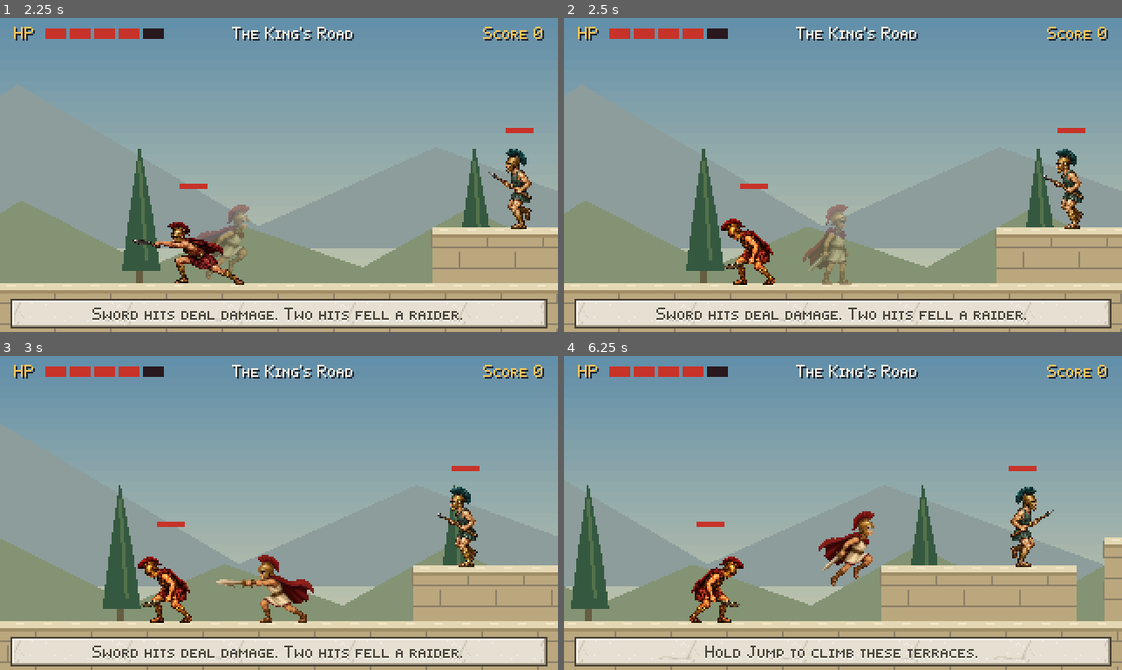
Above: before the commit, frames 1-4 (two rows, left to right).
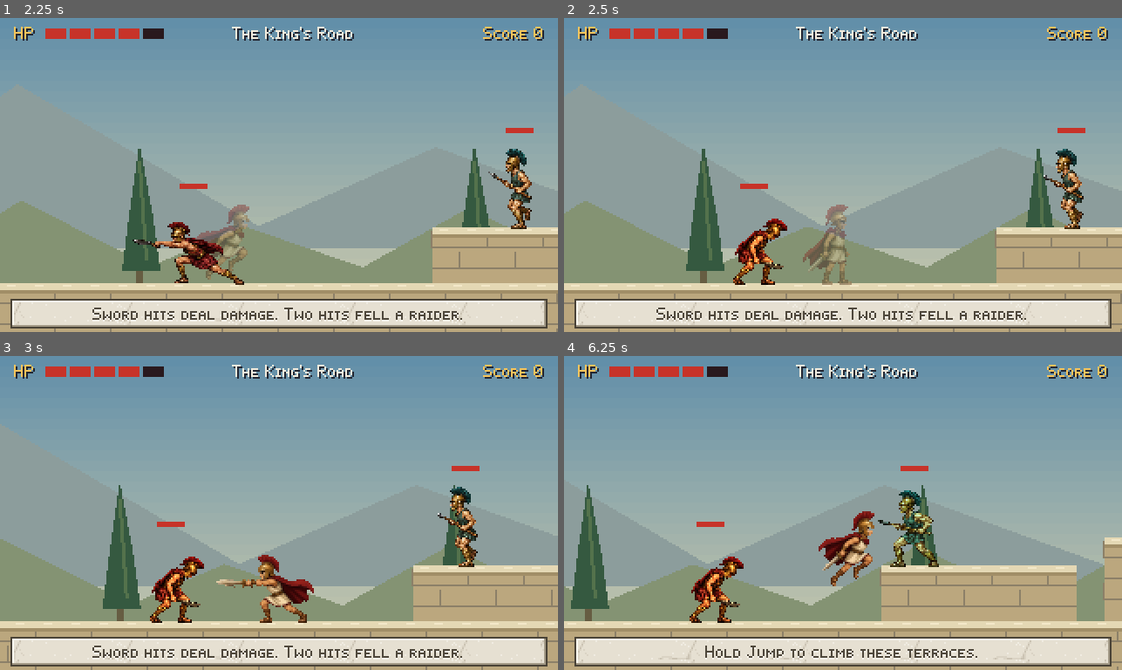
Above: after the commit, the same moments.

Repository: christsantiris/Theseus
Game: Godot game, scene res://scenes/main/main.tscn
Same seed, same stepped clock (60 frames per second), same inputs: the game is played once before the commit and once after it.
Inputs:
- Up to frame 1 (2.25 s): click "New Game" at 0.5 s; tap Enter at 1.25 s; hold D (move_right) from 1.28 s (still down); tap Space (attack) at 1.35 s; tap Up (jump) at 1.52, 1.55, 1.82, 2.1 s
- Up to frame 2 (2.5 s): keep holding D (move_right); tap Up (jump) at 2.27 s; tap Space (attack) at 2.3 s
- Up to frame 3 (3 s): tap Up (jump) at 2.57 s; release D (move_right) at 2.78 s; hold A (move_left) from 2.78 s (still down); tap Space (attack) at 2.85 s
- Up to frame 4 (6.25 s): tap Up (jump) at 3.05, 3.77, 4.07, 4.52, 4.55, 4.82, 5.1, 5.27, 5.57, 6.05 s; release A (move_left) at 3.53 s; hold D (move_right) 3.53-5.03 s; tap Down (duck) at 3.6 s; tap Space (attack) at 3.8, 4.35, 5.3, 5.85 s; tap Escape (pause) at 4.9 s; hold A (move_left) 5.03-5.78 s; hold D (move_right) from 5.78 s (still down)

Frame 1 is identical in both runs. In frame 2, 1.3% of the frame differs, in the area x 28-40%, y 63-85%; in frame 3, 1.3%; in frame 4, 1.9%, in the area x 56-88%, y 35-68%.

Commit message:
Keep soldiers focused on the player between attacks

Diff:
--- a/scenes/enemies/enemy.gd
+++ b/scenes/enemies/enemy.gd
@@ -5,6 +5,8 @@
 const FRAME_SIZE := Vector2i(72, 56)
 const FOOT_ROW := 53
 const GRAVITY := 900.0
+const FOCUS_RANGE := 224.0
+const FOCUS_HEIGHT := 96.0
 
 @export var points := 100
 @export var direction := 1
@@ -21,6 +23,7 @@
 var alive := true
 var hp := 2
 var _body_shape := RectangleShape2D.new()
+var _has_focus := false
 
 
 func _ready() -> void:
@@ -132,6 +135,57 @@
 	elif is_on_floor() and (is_on_wall() or not _floor_ahead()):
 		direction *= -1
 	velocity.x = direction * speed
+
+
+func _update_focus(notice_range: float = 96.0, notice_height: float = 48.0) -> void:
+	var player := _player()
+	if player == null or player.get("health") == 0:
+		_has_focus = false
+	elif _has_focus:
+		# A jump, recovery, or temporary obstruction must not restart a patrol.
+		_has_focus = _player_close(FOCUS_RANGE, FOCUS_HEIGHT)
+	elif _player_close(notice_range, notice_height) and _can_see_player():
+		_has_focus = true
+
+
+func _can_see_player() -> bool:
+	var player := _player()
+	if player == null:
+		return false
+	var query := PhysicsRayQueryParameters2D.create(
+		global_position + Vector2(0, -24),
+		player.global_position + Vector2(0, -24), 1
+	)
+	return get_world_2d().direct_space_state.intersect_ray(query).is_empty()
+
+
+func _move_with_focus(speed: float, stand_off: float, delta: float) -> void:
+	if not _has_focus:
+		_patrol(speed)
+		return
+	velocity.x = 0.0
+	_face_player(FOCUS_HEIGHT)
+	var player := _player()
+	if player == null or absf(player.global_position.x - global_position.x) <= stand_off:
+		return
+	# Patrol endpoints do not reverse a pursuit. Terrain still limits movement;
+	# at a wall or unsupported edge, hold position and keep facing Theseus.
+	if not _floor_ahead():
+		return
+	var query := PhysicsRayQueryParameters2D.create(
+		global_position + Vector2(0, -12),
+		global_position + Vector2(direction * (body_half_width + speed * delta + 2.0), -12), 1
+	)
+	if get_world_2d().direct_space_state.intersect_ray(query).is_empty():
+		velocity.x = direction * speed
+
+
+func _play_locomotion(animation_name: String) -> void:
+	_play(animation_name)
+	if _has_focus and is_zero_approx(velocity.x):
+		# Use a planted standing pose while waiting for the next attack.
+		sprite.pause()
+		sprite.frame = 0
 
 
 func _floor_ahead() -> bool:
--- a/scenes/enemies/hoplite.gd
+++ b/scenes/enemies/hoplite.gd
@@ -7,6 +7,7 @@
 var _stun := 0.0
 var _thrust_lock := 0.4
 var _strike: Area2D
+var _strike_hits: Dictionary = {}
 
 
 func _ready() -> void:
@@ -20,7 +21,7 @@
 	_strike.name = "Strike"
 	_strike.collision_layer = 0
 	_strike.collision_mask = 2
-	_strike.monitoring = false
+	_strike.monitoring = true
 	_strike.monitorable = false
 	var shape_node := CollisionShape2D.new()
 	var shape := RectangleShape2D.new()
@@ -49,13 +50,14 @@
 
 
 func _tick(delta: float) -> void:
+	_update_focus(80.0, 36.0)
 	_state_time += delta
 	_stun = maxf(_stun - delta, 0.0)
-	_strike.monitoring = false
 	if _state == "crouch":
 		velocity.x = 0.0
 		_show_rise(0)
-		if _player_close(80.0, 36.0):
+		if _has_focus:
+			_face_player(FOCUS_HEIGHT)
 			_enter("rise")
 	elif _state == "rise":
 		velocity.x = 0.0
@@ -76,8 +78,8 @@
 			_thrust_lock = 0.4
 			_enter("march")
 	elif _state == "march":
-		_patrol(walk_speed)
-		_play("march")
+		_move_with_focus(walk_speed, 30.0, delta)
+		_play_locomotion("march")
 		sprite.modulate = Color.WHITE
 		_thrust_lock -= delta
 		if _thrust_lock <= 0.0 and _player_in_front(42.0):
@@ -90,10 +92,13 @@
 	elif _state == "thrust":
 		velocity.x = 0.0
 		_play("thrust")
-		_strike.monitoring = true
 		_strike.position = Vector2(direction * 18.0, -24.0)
 		for body in _strike.get_overlapping_bodies():
-			if body.has_method("hurt"):
+			if not body.is_in_group("player") or not body.has_method("hurt") or not _can_see_player():
+				continue
+			var id := body.get_instance_id()
+			if not _strike_hits.has(id):
+				_strike_hits[id] = true
 				body.hurt(1)
 		if _state_time >= 0.18:
 			_thrust_lock = 1.15
@@ -122,7 +127,7 @@
 
 func _player_in_front(reach: float) -> bool:
 	var player := _player()
-	if player == null:
+	if player == null or player.get("health") == 0 or not _can_see_player():
 		return false
 	var dx := (player.global_position.x - global_position.x) * direction
 	var dy := absf(player.global_position.y - global_position.y)
@@ -132,3 +137,6 @@
 func _enter(next: String) -> void:
 	_state = next
 	_state_time = 0.0
+	_strike.position = Vector2(direction * 18.0, -24.0)
+	if next == "thrust":
+		_strike_hits.clear()
--- a/scenes/enemies/peltast.gd
+++ b/scenes/enemies/peltast.gd
@@ -37,7 +37,7 @@
 
 func _physics_process(delta: float) -> void:
 	# Distant patrols wait. A committed attack finishes even if the player retreats.
-	if alive and _state == "patrol" and not _player_close(AWARENESS_RANGE, 96.0):
+	if alive and _state == "patrol" and not _has_focus and not _player_close(AWARENESS_RANGE, 96.0):
 		velocity = Vector2.ZERO
 		return
 	super(delta)
@@ -48,6 +48,7 @@
 
 
 func _tick(delta: float) -> void:
+	_update_focus()
 	_state_time += delta
 	_flash = maxf(_flash - delta, 0.0)
 	if not is_on_floor():
@@ -57,8 +58,8 @@
 		_tint()
 		return
 	if _state == "patrol":
-		_patrol(walk_speed)
-		_play("walk")
+		_move_with_focus(walk_speed, 28.0, delta)
+		_play_locomotion("walk")
 		_cooldown = maxf(0.0, _cooldown - delta)
 		if _cooldown <= 0.0 and _can_engage():
 			_face_player(12.0)
@@ -75,6 +76,8 @@
 			_hurt_javelin_overlaps()
 	elif _state == "recover":
 		velocity.x = 0.0
+		if _has_focus:
+			_face_player(FOCUS_HEIGHT)
 		if _state_time >= RECOVERY_SECONDS:
 			_cooldown = ATTACK_COOLDOWN
 			_enter("patrol")
--- a/scenes/enemies/raider.gd
+++ b/scenes/enemies/raider.gd
@@ -41,6 +41,7 @@
 
 
 func _tick(delta: float) -> void:
+	_update_focus()
 	_state_time += delta
 	_flash = maxf(_flash - delta, 0.0)
 	if not is_on_floor():
@@ -50,8 +51,8 @@
 		_tint()
 		return
 	if _state == "patrol":
-		_patrol(walk_speed)
-		_play("walk")
+		_move_with_focus(walk_speed, 40.0, delta)
+		_play_locomotion("walk")
 		_cooldown = maxf(_cooldown - delta, 0.0)
 		if _cooldown <= 0.0 and _can_engage():
 			_face_player(24.0)
@@ -66,13 +67,15 @@
 			else:
 				_enter("recover")
 	elif _state == "lunge":
-		if _state_time >= LUNGE_SECONDS or is_on_wall() or not _inside_patrol(4.0) or not _floor_ahead():
+		if _state_time >= LUNGE_SECONDS or is_on_wall() or (not _has_focus and not _inside_patrol(4.0)) or not _floor_ahead():
 			_enter("recover")
 		else:
 			velocity.x = direction * LUNGE_SPEED
 			_hurt_sword_overlaps()
 	elif _state == "recover":
 		velocity.x = 0.0
+		if _has_focus:
+			_face_player(FOCUS_HEIGHT)
 		if _state_time >= RECOVERY_SECONDS:
 			_cooldown = ATTACK_COOLDOWN
 			_enter("patrol")
@@ -100,10 +103,11 @@
 
 
 func _can_lunge() -> bool:
-	# Patrol limits constrain the body origin; terrain probes include its leading edge.
+	# Focused pursuits can leave the patrol route; terrain probes still include
+	# the leading edge of the complete lunge.
 	var destination_x := global_position.x + direction * LUNGE_SPEED * LUNGE_SECONDS
 	var leading_x := destination_x + direction * 24.0
-	if destination_x <= patrol_left + 8.0 or destination_x >= patrol_right - 8.0:
+	if not _has_focus and (destination_x <= patrol_left + 8.0 or destination_x >= patrol_right - 8.0):
 		return false
 	var space := get_world_2d().direct_space_state
 	var wall := PhysicsRayQueryParameters2D.create(
--- /dev/null
+++ b/tests/enemy_focus.gd
@@ -0,0 +1,178 @@
+extends SceneTree
+
+# Run: godot --headless --path . --script res://tests/enemy_focus.gd --fixed-fps 60
+class Target:
+	extends CharacterBody2D
+	var health := 1000
+	var hits := 0
+
+	func hurt(amount: int) -> void:
+		health -= amount
+		hits += 1
+
+const TYPES := ["raider", "spartoi", "peltast", "telchine", "hoplite"]
+var failures: Array[String] = []
+var player: Target
+var enemy: Node
+var floor_body: StaticBody2D
+
+
+func _initialize() -> void:
+	call_deferred("_run")
+
+
+func _expect(condition: bool, message: String) -> void:
+	if not condition:
+		failures.append(message)
+		push_error(message)
+
+
+func _frames(count: int = 4) -> void:
+	for frame in count:
+		await physics_frame
+
+
+func _solid(rectangle: Rect2) -> StaticBody2D:
+	var body := StaticBody2D.new()
+	body.position = rectangle.get_center()
+	body.collision_layer = 1
+	body.collision_mask = 0
+	var node := CollisionShape2D.new()
+	var shape := RectangleShape2D.new()
+	shape.size = rectangle.size
+	node.shape = shape
+	body.add_child(node)
+	root.add_child(body)
+	return body
+
+
+func _setup(kind: String, enemy_x: float = 200, player_x: float = 248, floor_width: float = 700) -> void:
+	for old in [enemy, player, floor_body]:
+		if is_instance_valid(old):
+			old.free()
+	floor_body = _solid(Rect2(0, 152, floor_width, 32))
+	player = Target.new()
+	player.collision_layer = 2
+	player.collision_mask = 1
+	player.position = Vector2(player_x, 152)
+	var shape_node := CollisionShape2D.new()
+	var shape := RectangleShape2D.new()
+	shape.size = Vector2(14, 44)
+	shape_node.shape = shape
+	shape_node.position.y = -22
+	player.add_child(shape_node)
+	root.add_child(player)
+	player.add_to_group("player")
+	enemy = load("res://scenes/enemies/%s.tscn" % kind).instantiate()
+	enemy.position = Vector2(enemy_x, 152)
+	enemy.direction = -1
+	enemy.patrol_left = enemy_x - 16
+	enemy.patrol_right = enemy_x + 16
+	root.add_child(enemy)
+	await _frames()
+
+
+func _mobile_state(kind: String) -> String:
+	return "march" if kind == "hoplite" else "patrol"
+
+
+func _active_state(kind: String) -> String:
+	if kind == "hoplite":
+		return "thrust"
+	return "lunge" if kind in ["raider", "spartoi"] else "jab"
+
+
+func _battle(kind: String) -> void:
+	await _setup(kind)
+	var attacks := 0
+	var previous := ""
+	var turned_away := false
+	var walked_away := false
+	var ever_focused := false
+	for frame in 420:
+		await physics_frame
+		var current: String = enemy._state
+		var dx: float = player.position.x - enemy.position.x
+		ever_focused = ever_focused or enemy._has_focus
+		if current == _active_state(kind) and previous != current:
+			attacks += 1
+		# The first frame of recovery still belongs to the completed strike;
+		# subsequent recovery and locomotion must track the live target.
+		if current == _mobile_state(kind) or (current == "recover" and previous == current):
+			if absf(dx) > 6:
+				turned_away = turned_away or enemy.direction * dx < 0
+			walked_away = walked_away or enemy.velocity.x * dx < -0.1
+		previous = current
+	_expect(ever_focused and enemy._has_focus, kind + " retains focus through the fight")
+	_expect(attacks >= 2 and player.hits >= 2, "%s attacks repeatedly instead of leaving after one hit (%d attacks, %d hits, state %s, x %.1f)" % [kind, attacks, player.hits, enemy._state, enemy.position.x])
+	_expect(player.hits <= attacks, kind + " deals at most one weapon hit per attack")
+	_expect(not turned_away and not walked_away, kind + " keeps facing and moving toward Theseus between attacks")
+	_expect(enemy.position.x > enemy.patrol_right, kind + " can pursue and attack beyond its old patrol endpoint")
+	# Passing behind a committed strike remains a counter; the soldier must
+	# reacquire the new side after the attack rather than resume wandering.
+	player.position.x = enemy.position.x - enemy.direction * 64
+	var tracked_new_side := false
+	for frame in 130:
+		await physics_frame
+		var dx: float = player.position.x - enemy.position.x
+		if enemy._state == _mobile_state(kind) and absf(dx) > 6:
+			_expect(enemy.direction * dx > 0 and enemy.velocity.x * dx >= 0, kind + " turns toward the player after a side switch")
+			tracked_new_side = true
+			break
+	_expect(tracked_new_side, kind + " resumes focused movement after the committed attack")
+	player.position = enemy.position + Vector2(20, -37)
+	await _frames(8)
+	_expect(enemy._has_focus, kind + " does not forget a jumping player")
+	player.position = enemy.position + Vector2(160, 0)
+	await _frames()
+	_expect(enemy._has_focus, kind + " retains a target beyond initial notice range")
+	player.position = enemy.position + Vector2(300, 0)
+	await _frames()
+	_expect(not enemy._has_focus, kind + " releases a player who escapes the encounter")
+
+
+func _obstacles(kind: String) -> void:
+	await _setup(kind, 340, 420, 360)
+	if kind != "hoplite":
+		enemy._cooldown = 30.0
+	await _frames(180)
+	_expect(enemy._has_focus and enemy.direction == 1, kind + " keeps watching Theseus at an unsupported edge")
+	_expect(enemy.is_on_floor() and enemy.position.x + enemy.body_half_width < 360 and is_zero_approx(enemy.velocity.x), kind + " stops safely at the edge without reversing")
+	await _setup(kind, 200, 280)
+	if kind != "hoplite":
+		enemy._cooldown = 30.0
+	_expect(enemy._has_focus, kind + " notices an unobstructed player")
+	var wall := _solid(Rect2(232, 72, 8, 80))
+	await _frames(180)
+	_expect(enemy._has_focus and enemy.direction == 1 and enemy.position.x <= 224 and is_zero_approx(enemy.velocity.x), kind + " holds focus and position at a wall")
+	_expect(player.hits == 0, kind + " cannot attack through the wall")
+	player.health = 0
+	await _frames()
+	_expect(not enemy._has_focus, kind + " releases a dead player")
+	wall.free()
+	# A blocked target must not be acquired before the enemy has ever seen it.
+	await _setup(kind, 200, 400)
+	wall = _solid(Rect2(232, 72, 8, 80))
+	player.position.x = 280
+	await _frames(12)
+	_expect(not enemy._has_focus, kind + " cannot acquire focus through a wall")
+	wall.free()
+
+
+func _run() -> void:
+	for kind in TYPES:
+		await _battle(kind)
+		await _obstacles(kind)
+	_stop_audio(root)
+	OS.delay_msec(150)
+	if failures.is_empty():
+		print("PASS: Raider, Spartoi, Peltast, Telchine and Hoplite repeat attacks, persistent facing/pursuit beyond patrols, side switches, jump retention, escape/death release, line of sight and wall/ledge holding.")
+	quit(0 if failures.is_empty() else 1)
+
+
+func _stop_audio(node: Node) -> void:
+	for child in node.get_children():
+		_stop_audio(child)
+	if node is AudioStreamPlayer:
+		node.stop()
+		node.stream = null
Not shown, added: tests/enemy_focus.gd.uid
Not shown, changed: docs/enemy_art.md
